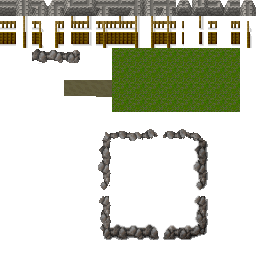
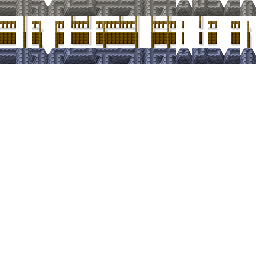
Comparing the layer stacks of the two w=256, h=256 images. Changes:
added layer "Pasted Layer" above "Background" over [0, 48, 256, 64]
painted on "Background" over [32, 48, 240, 240]
